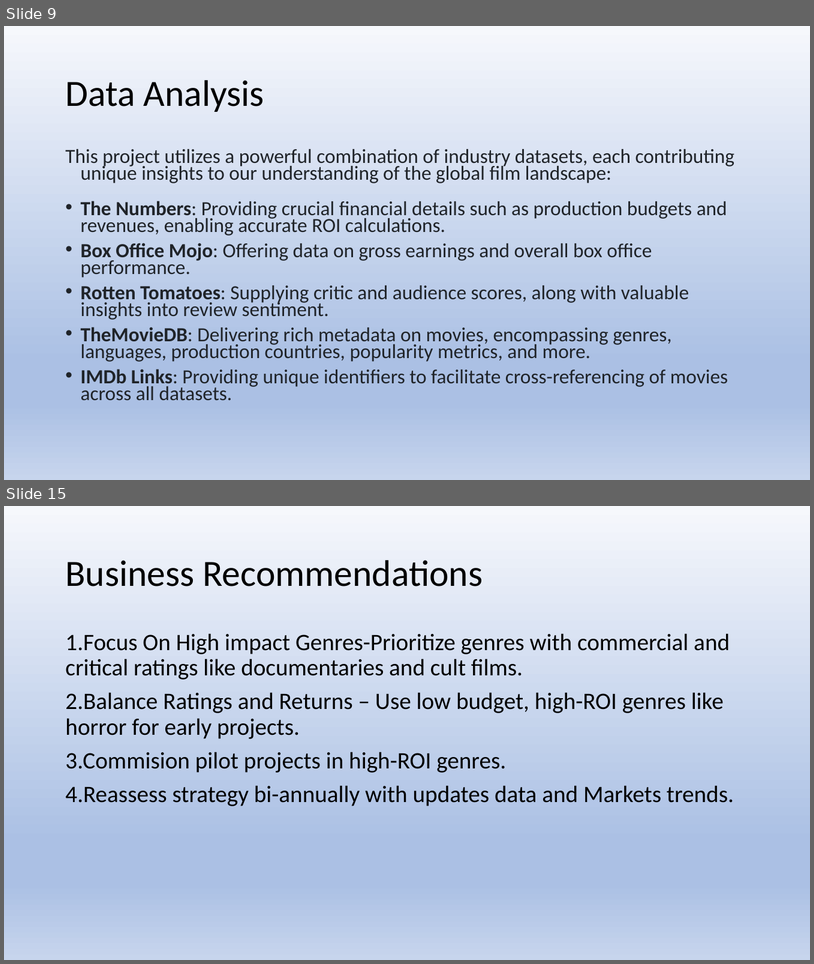
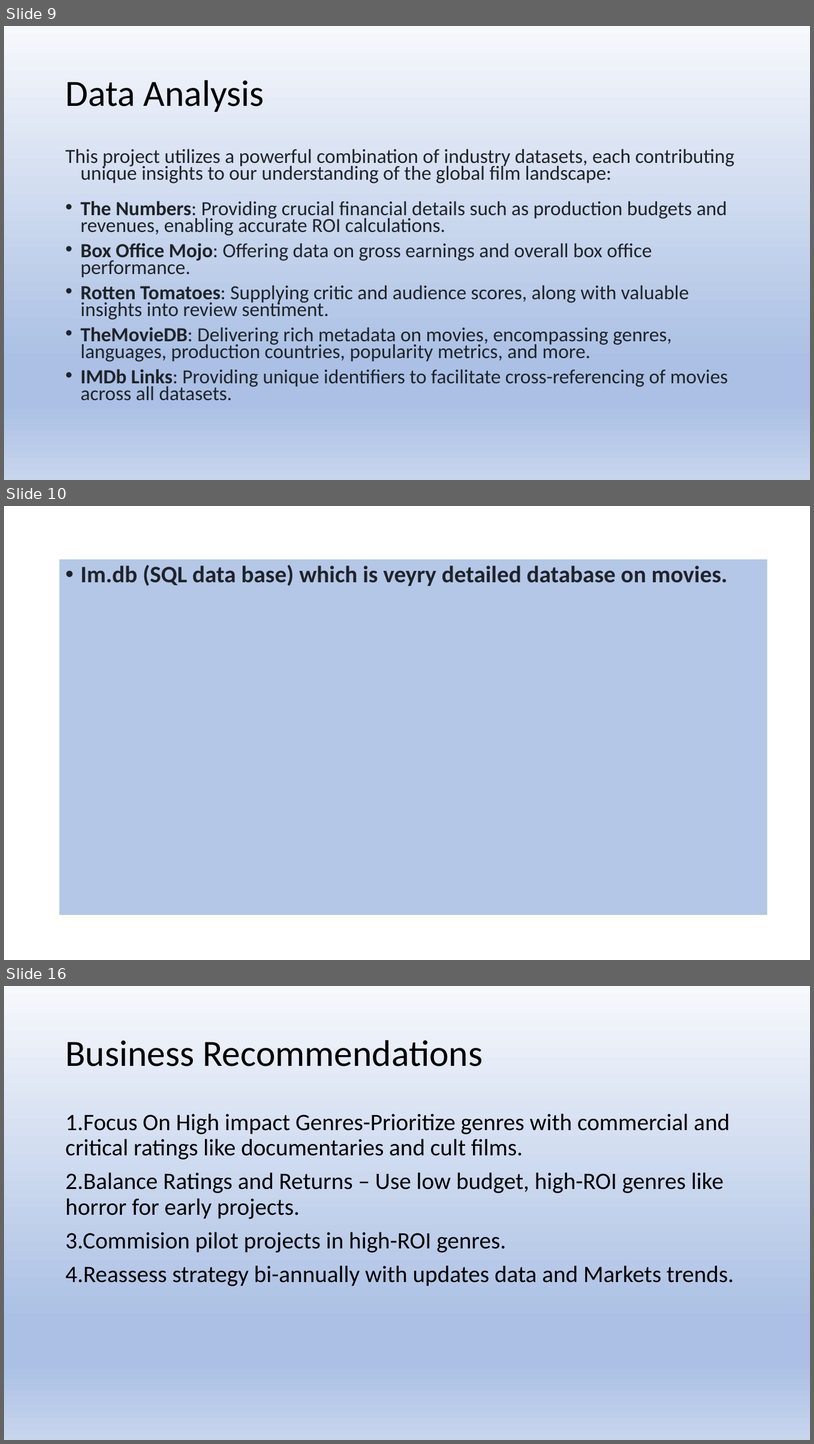
Before and after one commit to RomeC-137/Phase-G-2-Project, a slide deck: presentation.pdf.pptx. Shown one above the other, each under a label of ours: slides 9 and 15 before the commit, slides 9, 10 and 16 after it; the slides between them are not shown. The pictures are 814x964 and 814x1444 pixels, drawn with LibreOffice and Linux fonts; fonts in the diff are those of the drawing. Boxes give left, top, right and bottom in pixels: in the first picture for what was removed or moved away, otherwise in the second. Text is boxed around its words. In the diff, an @@ line names an element or a change of style, - is before the commit and + after.

```diff
--- a/presentation.pdf.pptx
+++ b/presentation.pdf.pptx
@@ slide 10 added at box(4, 506, 810, 960), background #FFFFFF @@
@@ text added at box(60, 559, 768, 915), fill #B4C7E7, 28 pt, text #1F2328, bold @@
+• Im.db (SQL data base) which is veyry detailed database on movies.
@@ what was slide 15 is now slide 16 @@
```
Also in this commit, not shown: 1 slide changed, 4 other slides added, 4 slides removed.
